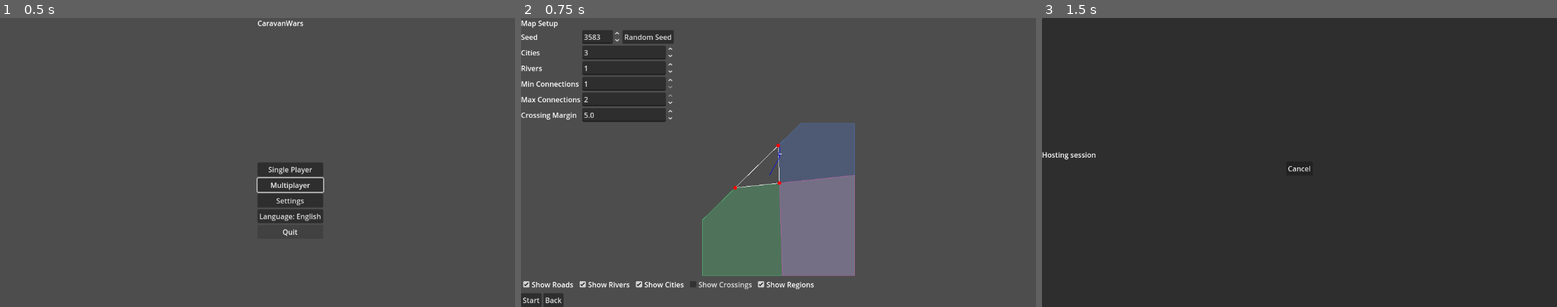
Above: before the commit, frames 1-3 (left to right).
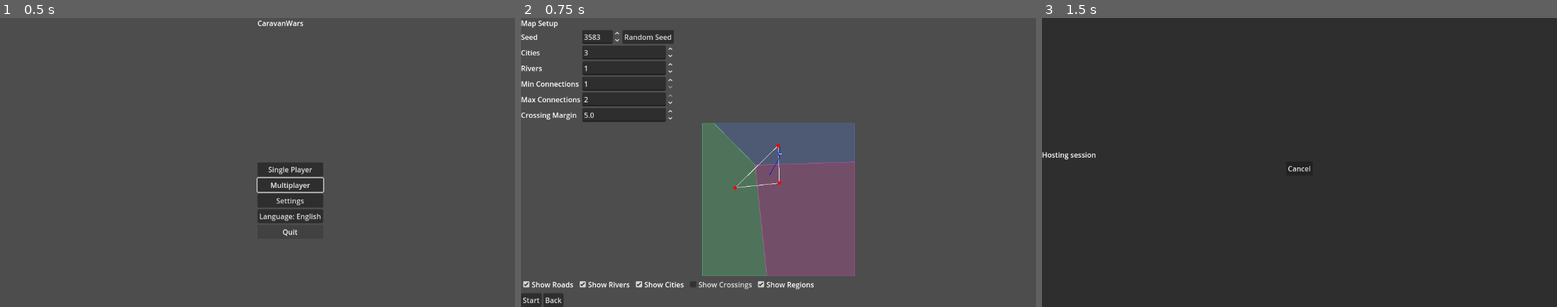
Above: after the commit, the same moments.

Repository: sepa79/CaravanWars
Game: Godot game, scene res://scenes/Main.tscn
Two runs of this game, one before a commit and one after it. Both use one fixed random seed, a clock stepped at 60 frames per second and the inputs below.
Inputs:
- Up to frame 1 (0.5 s): no input
- Up to frame 2 (0.75 s): click "Single Player" at 0.5 s
- Up to frame 3 (1.5 s): click "Start" at 1.25 s

Frame 1 is identical in both runs. In frame 2, 11% of the frame differs, in the area x 35-65%, y 36-90%; in frame 3, nothing differs.

Commit message:
fix: correct Voronoi clipping

Diff:
--- a/game/map/RegionGenerator.gd
+++ b/game/map/RegionGenerator.gd
@@ -100,16 +100,13 @@
         return poly
     var result := PackedVector2Array()
     var mid: Vector2 = (p + q) * 0.5
-    var dir: Vector2 = (q - p).normalized()
-    var normal: Vector2 = Vector2(dir.y, -dir.x)
-    if (p - mid).dot(normal) < 0:
-        normal = -normal
+    var normal: Vector2 = q - p
     for i in range(poly.size()):
         var a: Vector2 = poly[i]
         var b: Vector2 = poly[(i + 1) % poly.size()]
         var da: float = (a - mid).dot(normal)
         var db: float = (b - mid).dot(normal)
-        if da >= -EPS:
+        if da <= EPS:
             result.append(a)
         if da * db < -EPS * EPS:
             var t: float = da / (da - db)
Not shown, changed: CHANGELOG.md
